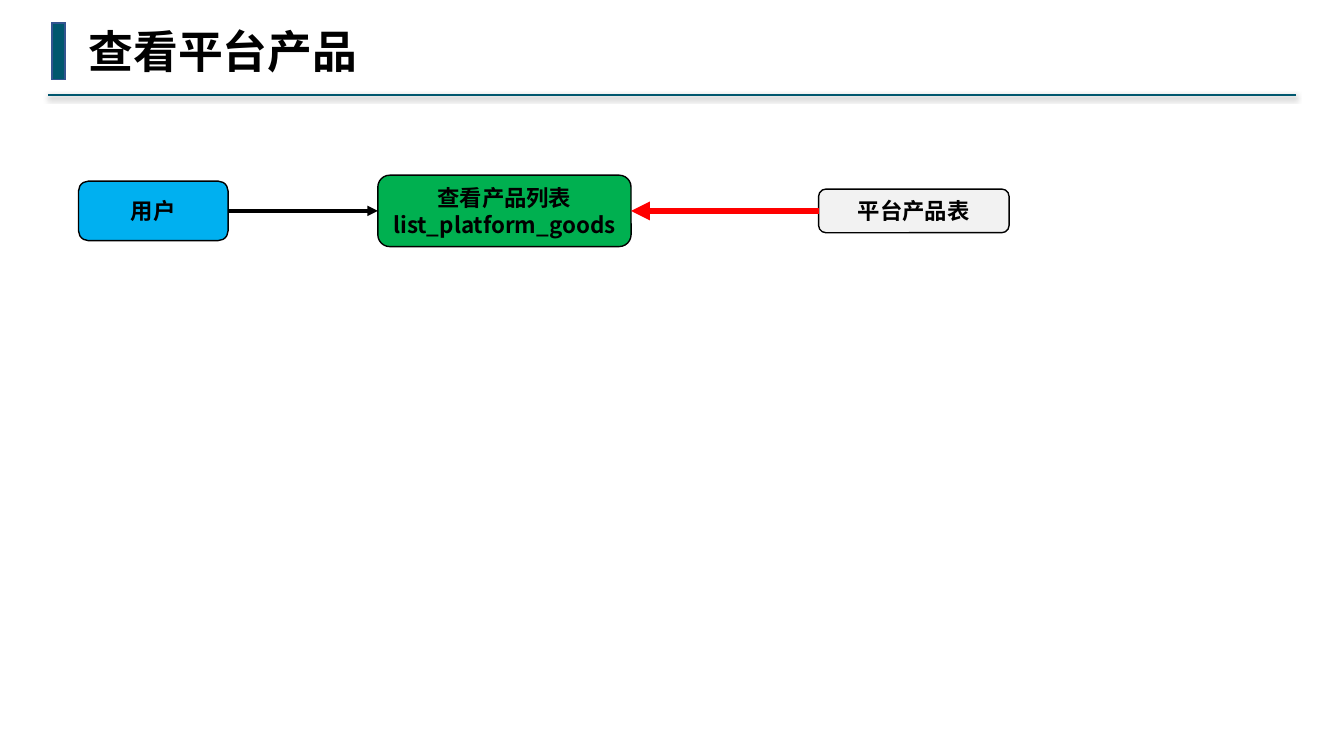
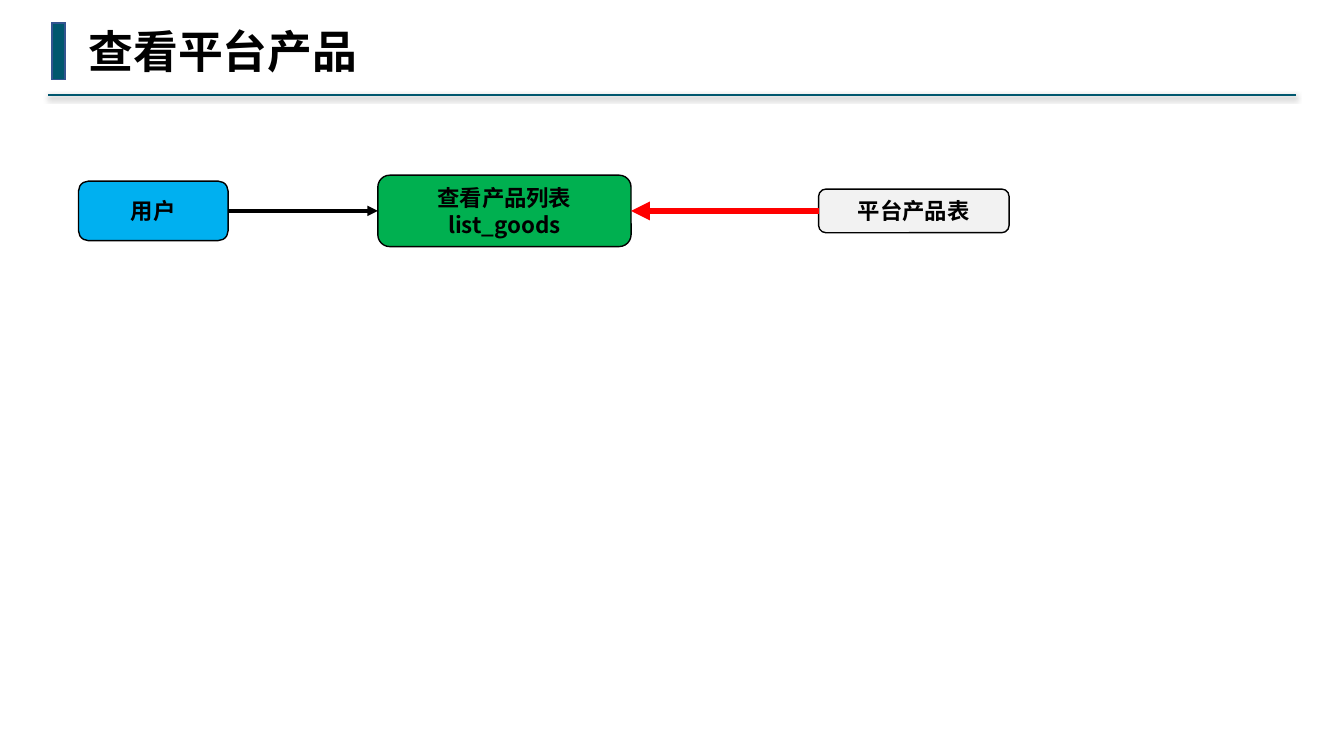
Before and after one commit to buddhachain/buddhaContract, a slide deck: slide 4 of doc/04.平台产品.pptx (slide 8 before the commit). Drawn at 1344x756 pixels with LibreOffice and Linux fonts; fonts in the diff are those of the drawing. Boxes give left, top, right and bottom in pixels: in the first picture for what was removed or moved away, otherwise in the second. Text is boxed around its words. In the diff, an @@ line names an element or a change of style, - is before the commit and + after.

```diff
--- a/doc/04.平台产品.pptx
+++ b/doc/04.平台产品.pptx
@@ text in rounded rectangle at [448,215,561,238]: text changed @@
-list_platform_goods
+list_goods
```
Also in this commit, not shown: 3 other slides changed, 5 slides removed, 4 other files.
